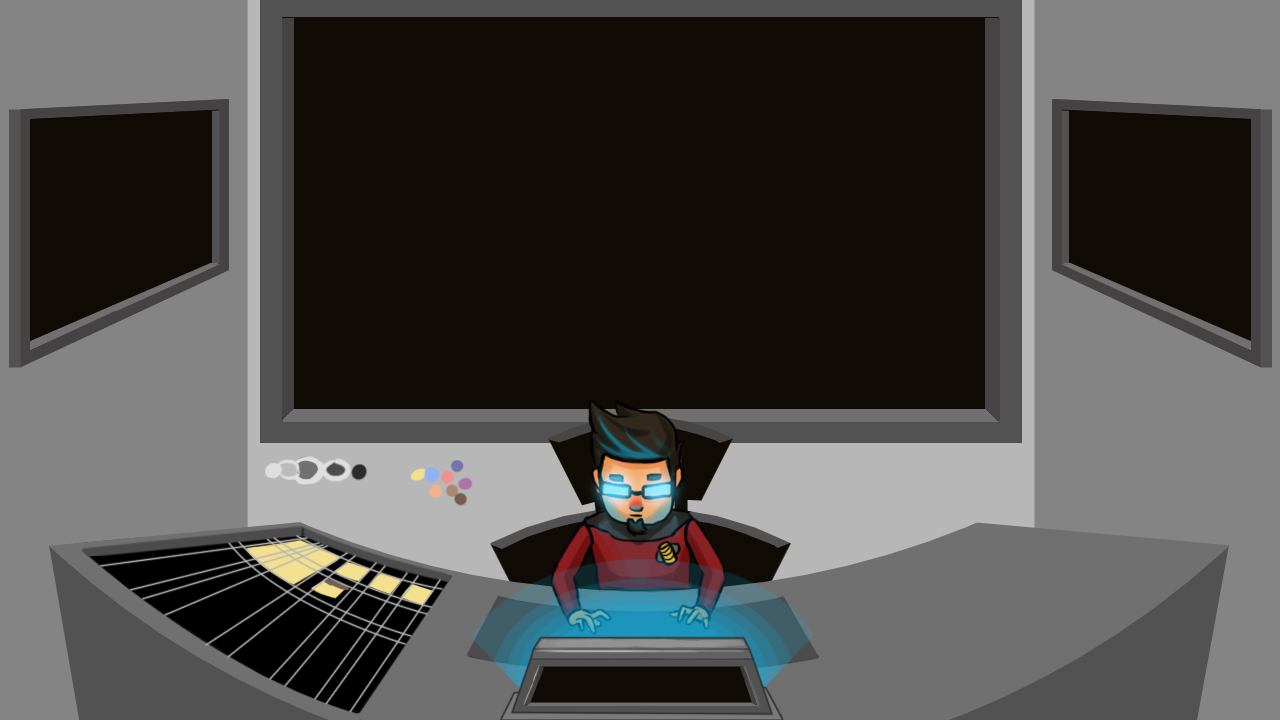
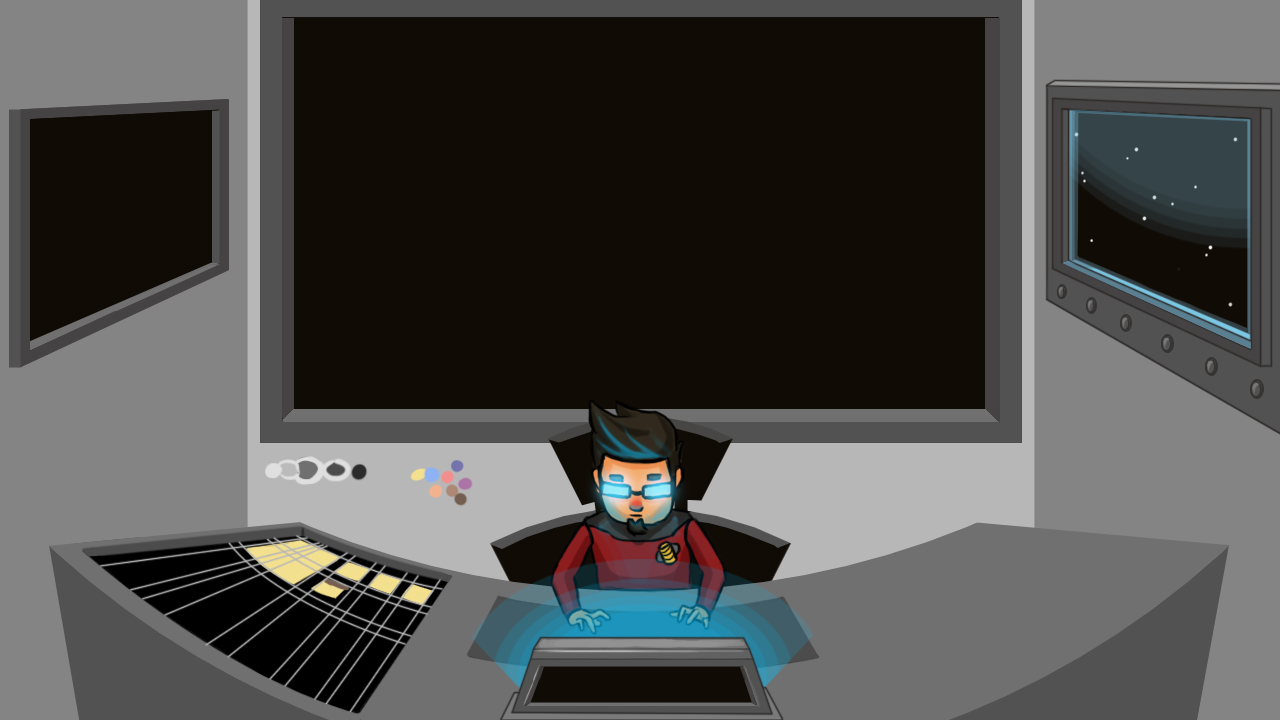
Layered file, before and after one edit (1280x720). Changes by layer:
added layer "window_overlay" above "1" over [1045, 79, 1280, 435]
added layer "1" (1st of 4) above "console" over [1069, 111, 1251, 342]
added group "glow" (1st of 2, in "1") with 11 layers in group "1" over [1045, 79, 1280, 435]
moved "Ebene 11" into group "glow" over [1045, 79, 1280, 435]
